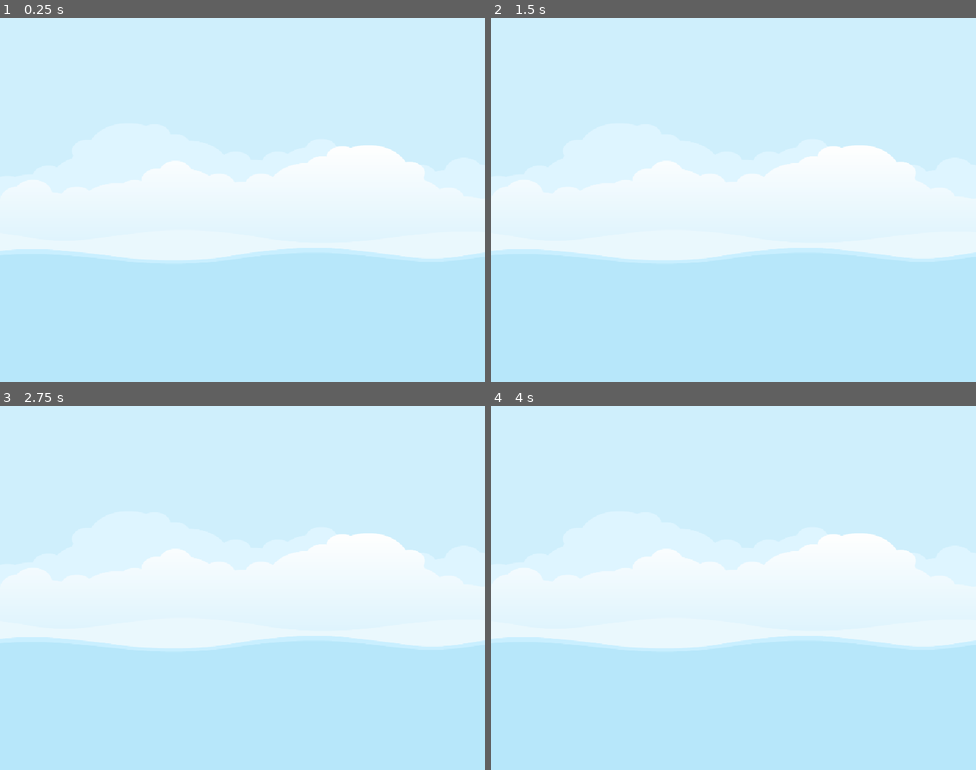
Above: before the commit, frames 1-4 (two rows, left to right).
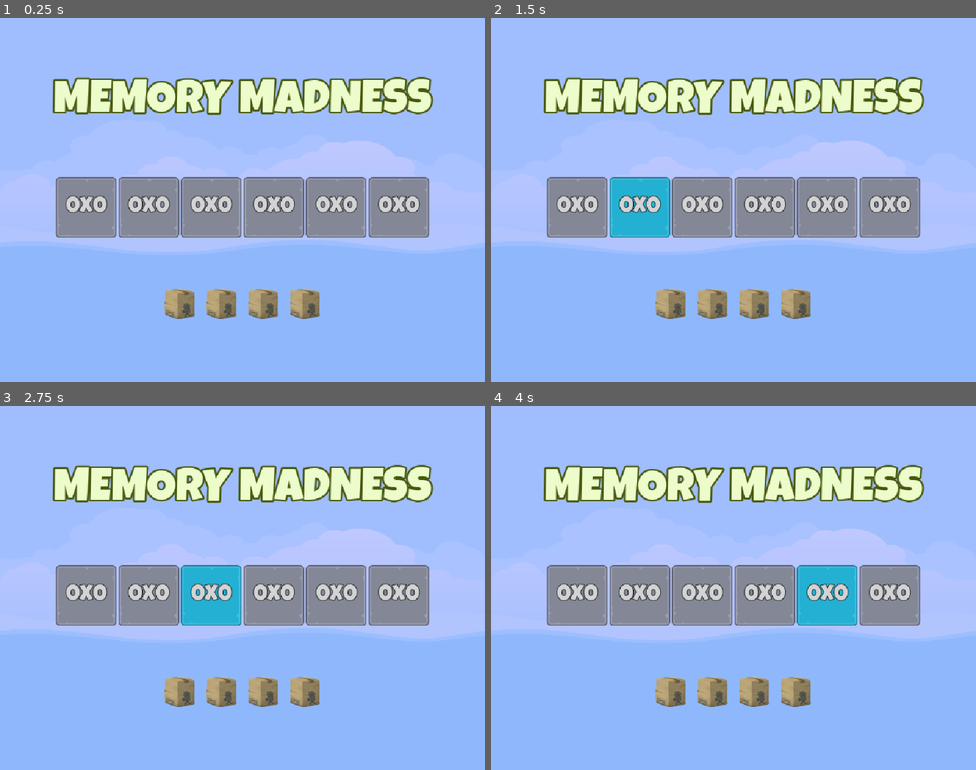
Above: after the commit, the same moments.

Repository: Havolt/jumpstart-godot
Game: Godot game, scene res://Scenes/Master/Master.tscn
Same seed, same stepped clock (60 frames per second), same inputs: the game is played once before the commit and once after it.
Inputs (mouse positions are in pixels of both pictures, inside the frame that each line leads up to):
- Up to frame 1 (0.25 s): no input
- Up to frame 2 (1.5 s): click (578, 207) at 0.5 s, where only the run after the commit has a clickable "0x0"; click (641, 207) at 1.25 s, where only the run after the commit has a clickable "0x0"
- Up to frame 3 (2.75 s): click (213, 595) at 2 s, where only the run after the commit has a clickable "0x0"
- Up to frame 4 (4 s): click (762, 595) at 2.75 s, where only the run after the commit has a clickable "0x0"; click (825, 595) at 3.5 s, where only the run after the commit has a clickable "0x0"

The runs differ from the first frame. In frame 1, 100% of the frame differs, in the area x 0-100%, y 0-100%; in frame 2, 100%; in frame 3, 100%; in frame 4, 100%.

Commit message:
Add styling to main scene with content

Diff:
--- a/MemoryMadness/Scenes/Main/Main.tscn
+++ b/MemoryMadness/Scenes/Main/Main.tscn
@@ -1,4 +1,15 @@
 [gd_scene format=3 uid="uid://c4fyfnu4l4ki7"]
+
+[ext_resource type="FontFile" uid="uid://c2gt4q4ev7wj1" path="res://Assets/fonts/LuckiestGuy-Regular.ttf" id="1_cmk6n"]
+[ext_resource type="PackedScene" uid="uid://bbi6hton1rsj" path="res://Scenes/LevelButton/LevelButton.tscn" id="2_i3fi7"]
+[ext_resource type="PackedScene" uid="uid://2juealdyrtgy" path="res://Scenes/FrontSprite/FrontSprite.tscn" id="3_o8wgc"]
+
+[sub_resource type="LabelSettings" id="LabelSettings_w20t6"]
+font = ExtResource("1_cmk6n")
+font_size = 96
+font_color = Color(0.9254902, 0.9882353, 0.79607844, 1)
+outline_size = 16
+outline_color = Color(0.2791246, 0.3458979, 0.057451554, 1)
 
 [node name="Main" type="Control" unique_id=812291826]
 layout_mode = 3
@@ -16,3 +27,61 @@
 grow_horizontal = 2
 grow_vertical = 2
 color = Color(0.2509804, 0.35686275, 1, 0.33333334)
+
+[node name="VB" type="VBoxContainer" parent="." unique_id=238371102]
+layout_mode = 1
+anchors_preset = 15
+anchor_right = 1.0
+anchor_bottom = 1.0
+grow_horizontal = 2
+grow_vertical = 2
+theme_override_constants/separation = 108
+alignment = 1
+
+[node name="Label" type="Label" parent="VB" unique_id=288754672]
+layout_mode = 2
+size_flags_vertical = 0
+text = "MEMORY MADNESS"
+label_settings = SubResource("LabelSettings_w20t6")
+horizontal_alignment = 1
+
+[node name="HBLabels" type="HBoxContainer" parent="VB" unique_id=1937056174]
+layout_mode = 2
+size_flags_horizontal = 4
+alignment = 1
+
+[node name="LevelButton" parent="VB/HBLabels" unique_id=1923596606 instance=ExtResource("2_i3fi7")]
+layout_mode = 2
+
+[node name="LevelButton2" parent="VB/HBLabels" unique_id=635224782 instance=ExtResource("2_i3fi7")]
+layout_mode = 2
+
+[node name="LevelButton3" parent="VB/HBLabels" unique_id=699281685 instance=ExtResource("2_i3fi7")]
+layout_mode = 2
+
+[node name="LevelButton4" parent="VB/HBLabels" unique_id=1149153607 instance=ExtResource("2_i3fi7")]
+layout_mode = 2
+
+[node name="LevelButton5" parent="VB/HBLabels" unique_id=394174484 instance=ExtResource("2_i3fi7")]
+layout_mode = 2
+
+[node name="LevelButton6" parent="VB/HBLabels" unique_id=1830861116 instance=ExtResource("2_i3fi7")]
+layout_mode = 2
+
+[node name="HBSprites" type="HBoxContainer" parent="VB" unique_id=186987635]
+layout_mode = 2
+size_flags_horizontal = 4
+theme_override_constants/separation = 24
+alignment = 1
+
+[node name="FrontSprite" parent="VB/HBSprites" unique_id=1639889556 instance=ExtResource("3_o8wgc")]
+layout_mode = 2
+
+[node name="FrontSprite2" parent="VB/HBSprites" unique_id=189528207 instance=ExtResource("3_o8wgc")]
+layout_mode = 2
+
+[node name="FrontSprite3" parent="VB/HBSprites" unique_id=682810944 instance=ExtResource("3_o8wgc")]
+layout_mode = 2
+
+[node name="FrontSprite4" parent="VB/HBSprites" unique_id=436295322 instance=ExtResource("3_o8wgc")]
+layout_mode = 2
--- a/MemoryMadness/Scenes/Master/Master.tscn
+++ b/MemoryMadness/Scenes/Master/Master.tscn
@@ -5,24 +5,21 @@
 
 [node name="Master" type="Control" unique_id=727773049 groups=["ImageManager", "SignalHub"]]
 layout_mode = 3
-anchor_right = 1.0300001
+anchors_preset = 15
+anchor_right = 1.0
 anchor_bottom = 1.0
-offset_right = -1014.7201
-offset_bottom = -728.0
+grow_horizontal = 2
+grow_vertical = 2
 
 [node name="TextureRect" type="TextureRect" parent="." unique_id=1014357001]
 layout_mode = 1
-anchors_preset = -1
-anchor_right = 26.225
-anchor_bottom = 18.999
-offset_bottom = 35.039978
+anchors_preset = 15
+anchor_right = 1.0
+anchor_bottom = 1.0
 grow_horizontal = 2
 grow_vertical = 2
 texture = ExtResource("1_h6g34")
 expand_mode = 1
 
 [node name="Main" parent="." unique_id=812291826 instance=ExtResource("2_o4rt4")]
-visible = false
 layout_mode = 1
-offset_right = 1009.0
-offset_bottom = 755.0
